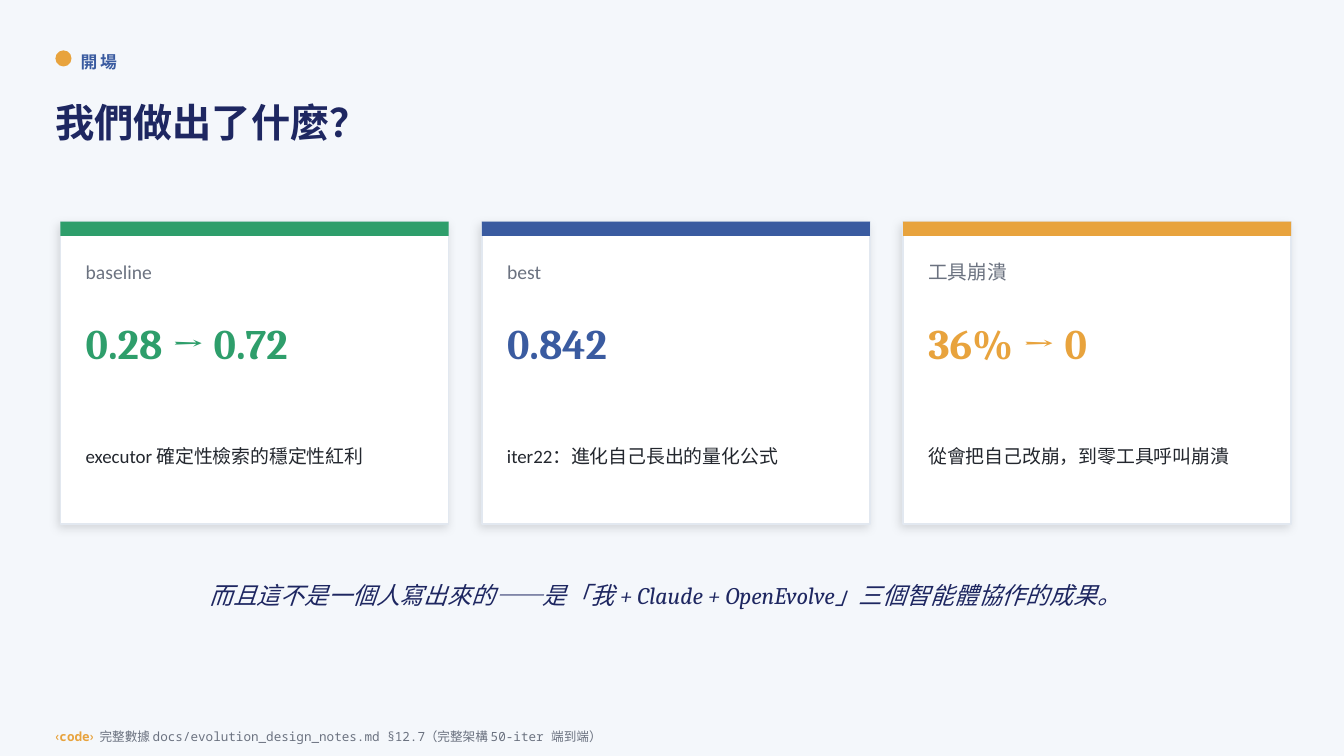
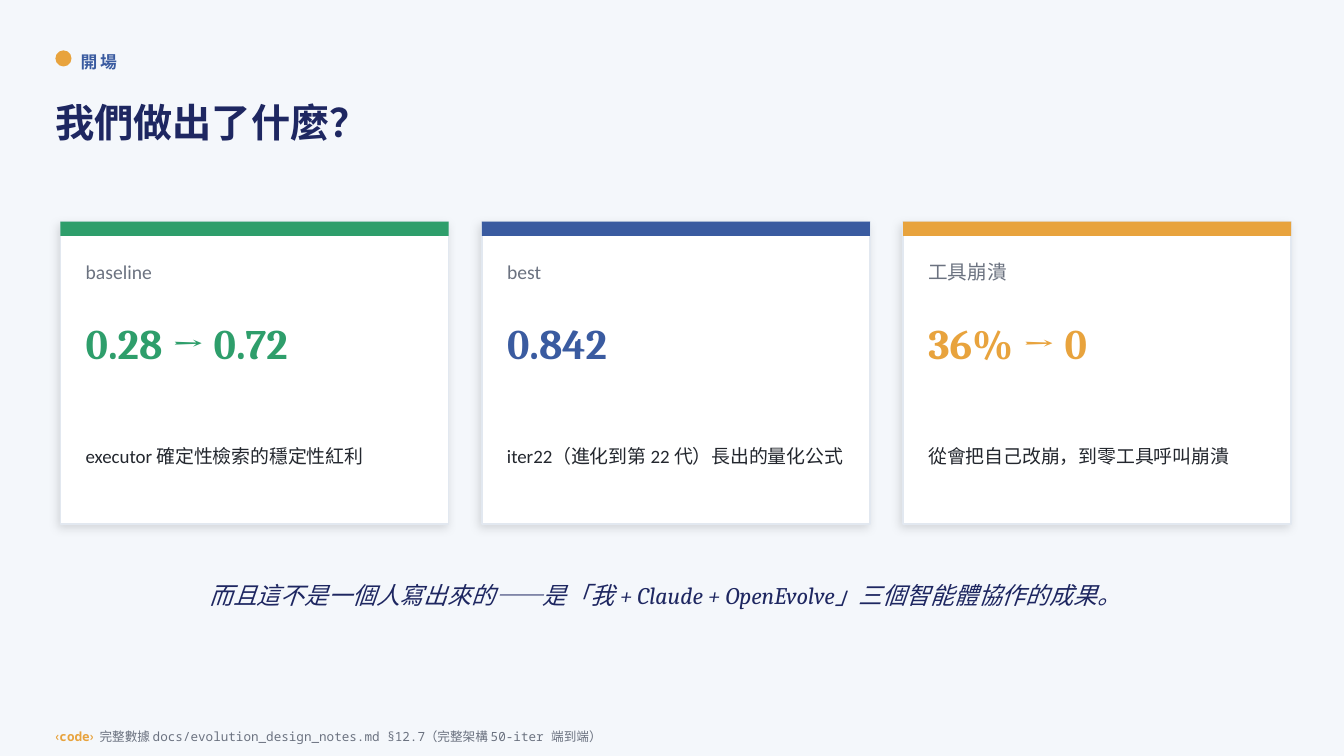
Before and after one commit to yuchieh/AgentSocietyChallenge_OpenEvolve, a slide deck: slide 2 of docs/slides/人AI進化_整合教學投影片.pptx. Drawn at 1344x756 pixels with LibreOffice and Linux fonts; fonts in the diff are those of the drawing. Boxes give left, top, right and bottom in pixels: in the first picture for what was removed or moved away, otherwise in the second. Text is boxed around its words. In the diff, an @@ line names an element or a change of style, - is before the commit and + after.

```diff
--- a/docs/slides/人AI進化_整合教學投影片.pptx
+++ b/docs/slides/人AI進化_整合教學投影片.pptx
@@ text at (507,447,843,465): text changed @@
-iter22：進化自己長出的量化公式
+iter22（進化到第 22 代）長出的量化公式
```
Also in this commit, not shown: 7 other slides changed, 1 other file.
